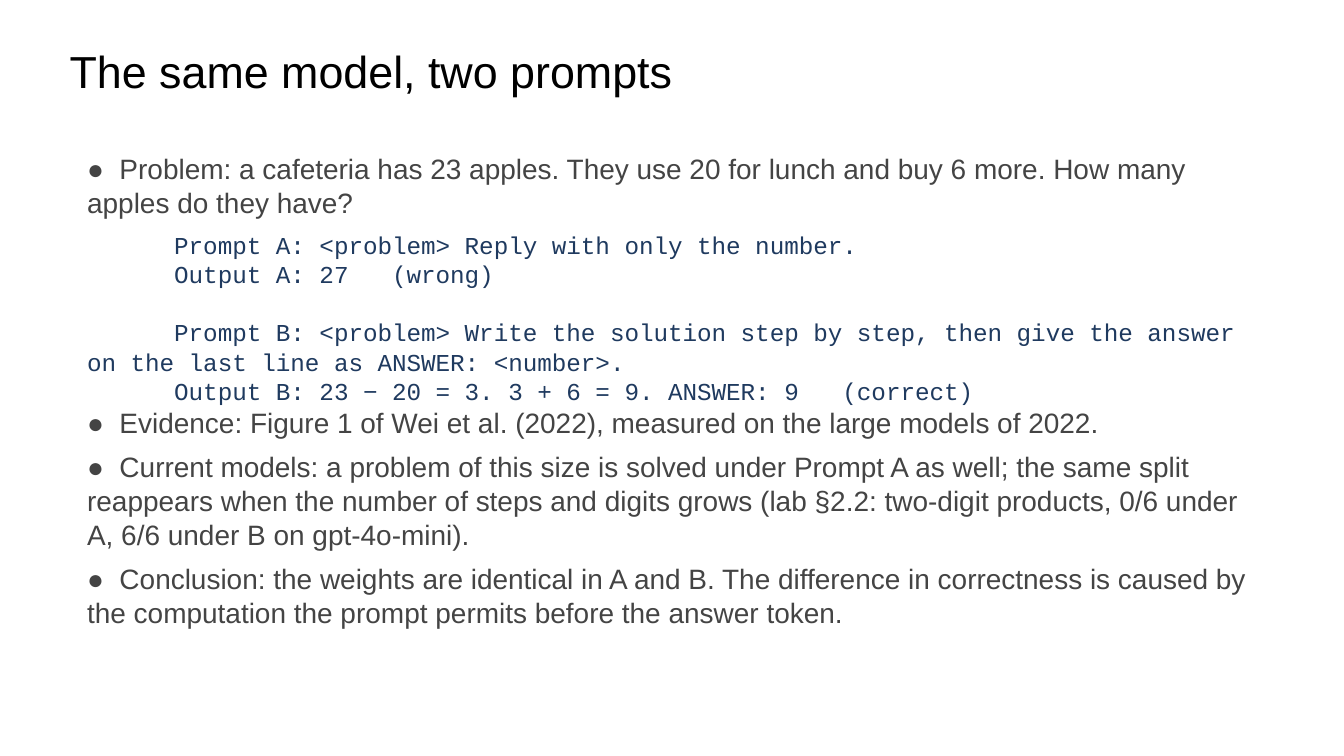
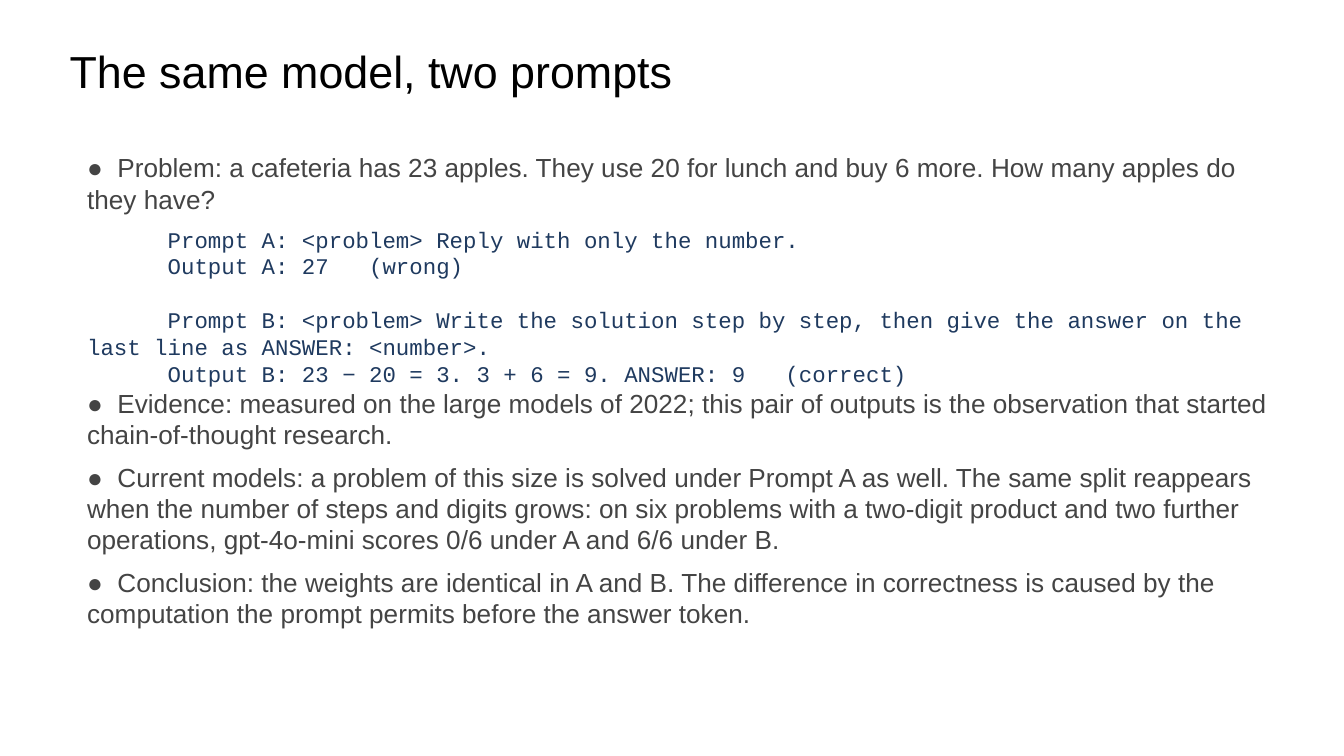
Before and after one commit to ralbu85/stml_2026, a slide deck: slide 6 of lectures/week02/slides-draft-w2.pptx. Drawn at 1344x756 pixels with LibreOffice and Linux fonts; fonts in the diff are those of the drawing. Boxes give left, top, right and bottom in pixels: in the first picture for what was removed or moved away, otherwise in the second. Text is boxed around its words. In the diff, an @@ line names an element or a change of style, - is before the commit and + after.

```diff
--- a/lectures/week02/slides-draft-w2.pptx
+++ b/lectures/week02/slides-draft-w2.pptx
@@ text at box(87, 158, 1242, 629): size 15 to 14 pt in "● Problem: a cafeteria has 23 apples. ...", "● Conclusion: the weights are identical in ..."; size 13 to 12 pt in "Prompt A: <problem> Reply with only the ...", "Output A: 27 (wrong)", "Prompt B: <problem> Write the solution step ...", "Output B: 23 − 20 = 3. ..." @@
@@ text at box(87, 394, 1266, 555): text changed; size 15 to 14 pt @@
-● Evidence: Figure 1 of Wei et al. (2022), measured on the large models of 2022.
-● Current models: a problem of this size is solved under Prompt A as well; the same split reappears when the number of steps and digits grows (lab §2.2: two-digit products, 0/6 under A, 6/6 under B on gpt-4o-mini).
+● Evidence: measured on the large models of 2022; this pair of outputs is the observation that started chain-of-thought research.
+● Current models: a problem of this size is solved under Prompt A as well. The same split reappears when the number of steps and digits grows: on six problems with a two-digit product and two further operations, gpt-4o-mini scores 0/6 under A and 6/6 under B.
```
Also in this commit, not shown: 14 other slides changed, 1 other file.
